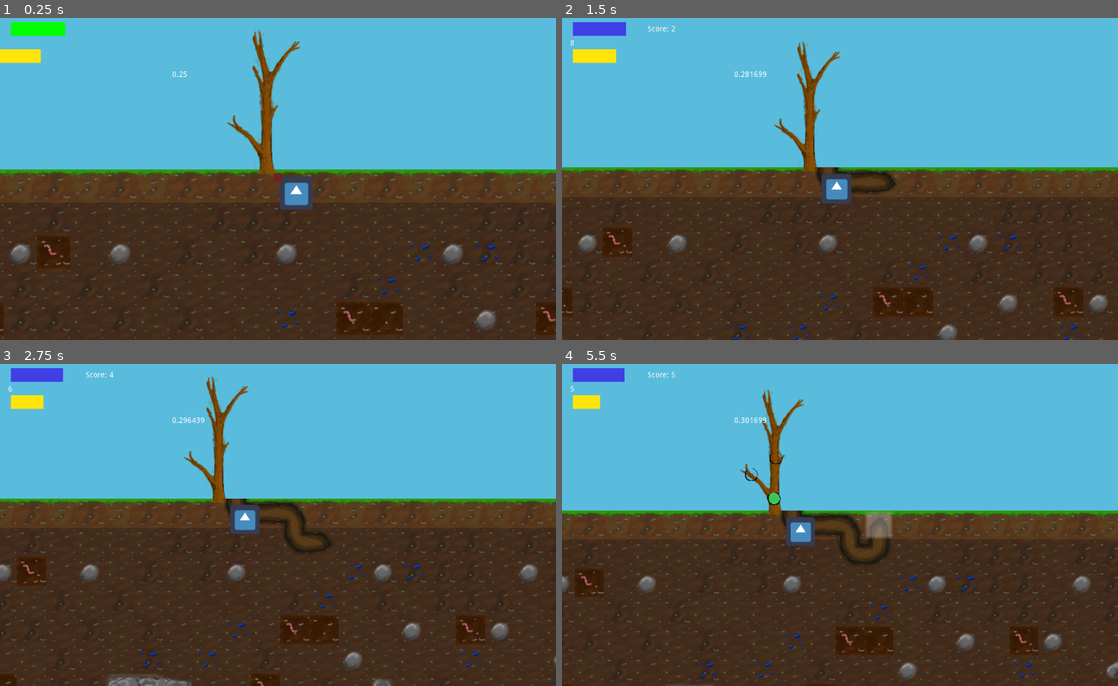
Above: before the commit, frames 1-4 (two rows, left to right).
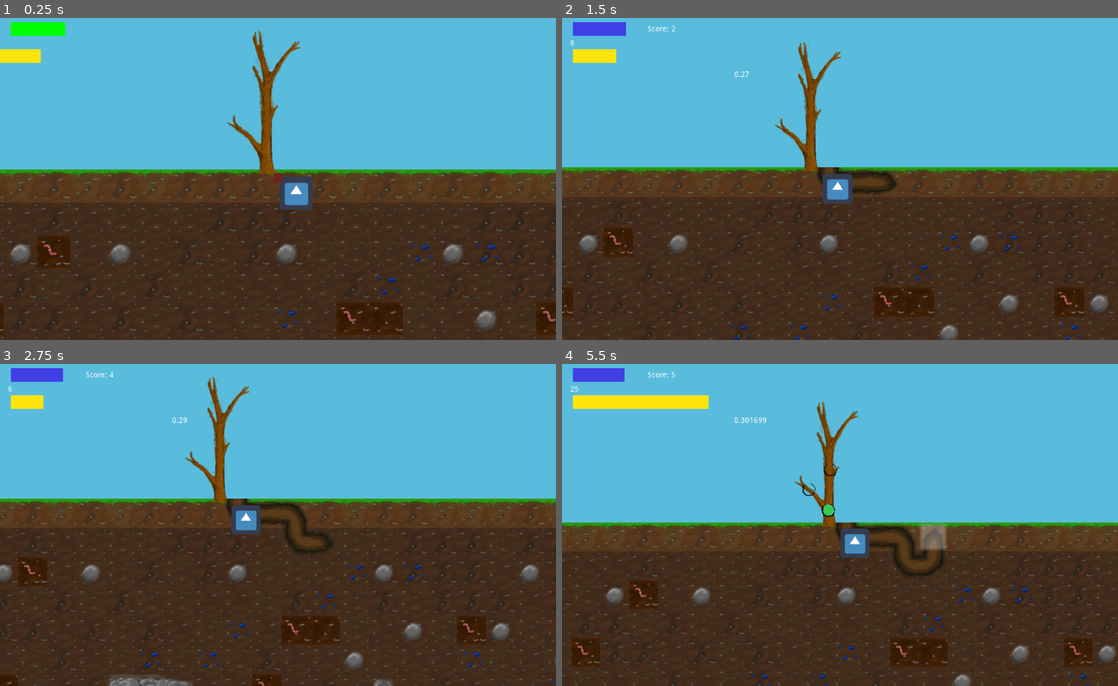
Above: after the commit, the same moments.

Repository: Sushperson/Tree-Simulator-2023
Game: Godot game, scene res://Scenes/World.tscn
The game is run twice, just before and just after one commit, with the same random seed, the same clock (stepped at 60 frames per second) and the same inputs. The engine's default icon, where the game draws it, is replaced by a stand-in: a white triangle on a blue panel in a dark square.
Inputs:
- Up to frame 1 (0.25 s): no input
- Up to frame 2 (1.5 s): tap Enter (ui_accept) at 0.5, 0.6, 0.77, 1.07, 1.35 s; hold D (right) 0.53-1.28 s; hold S (down) from 1.28 s (still down)
- Up to frame 3 (2.75 s): tap Enter (ui_accept) at 1.52, 1.82, 2.1 s; release S (down) at 2.03 s; hold D (right) from 2.03 s (still down)
- Up to frame 4 (5.5 s): release D (right) at 2.78 s; hold W (up) 2.78-3.53 s; tap Enter (ui_accept) at 2.85, 3.02, 3.32, 3.6, 3.77, 4.07, 4.35, 4.52, 4.82, 5.1 s; hold A (left) 3.53-5.03 s; tap P (pause) at 4.15 s; tap E (skilltree) at 4.9 s; hold S (down) from 5.03 s (still down)

The runs differ from the first frame. In frame 1, less than 0.1% of the frame differs, in the area x 31-34%, y 16-19%; in frame 2, 1.7%; in frame 3, 2.5%; in frame 4, 15%, in the area x 0-100%, y 6-100%.

Commit message:
skilltree fuktionirt

Diff:
--- a/Tree_sim/Scenes/World.tscn
+++ b/Tree_sim/Scenes/World.tscn
@@ -530,6 +530,13 @@
 margin_right = 73.0
 margin_bottom = 75.0
 
+[node name="skilltree_text" type="Label" parent="HUD"]
+margin_left = 76.0
+margin_top = -216.0
+margin_right = 349.0
+margin_bottom = -70.0
+text = "hallo"
+
 [node name="HpFill" type="Sprite" parent="HUD"]
 position = Vector2( 32.75, 9.25 )
 scale = Vector2( 52.5, 9.5 )
--- a/Tree_sim/Scenes/skilltree.tscn
+++ b/Tree_sim/Scenes/skilltree.tscn
@@ -179,11 +179,57 @@
 [node name="skill_point" parent="Node/punkte" instance=ExtResource( 25 )]
 visible = false
 position = Vector2( -8, -27 )
+__meta__ = {
+"_editor_description_": ""
+}
+beschreibungs_text = "plus 20 nerstoffe"
+kosten_nerstoffe = -20
 
 [node name="skill_point01" parent="Node/punkte/skill_point" instance=ExtResource( 25 )]
 visible = false
-position = Vector2( -50, -53 )
-links = true
+position = Vector2( -43, -46 )
+links = true
+type = 1
+ast = 101
+
+[node name="skill_point" parent="Node/punkte/skill_point/skill_point01" instance=ExtResource( 25 )]
+visible = false
+position = Vector2( -29, -25 )
+links = true
+type = 1
+ast = 102
+
+[node name="skill_point" parent="Node/punkte/skill_point/skill_point01/skill_point" instance=ExtResource( 25 )]
+visible = false
+position = Vector2( -53, -32 )
+links = true
+oben = true
+type = 1
+ast = 103
+
+[node name="skill_point" parent="Node/punkte/skill_point/skill_point01/skill_point/skill_point" instance=ExtResource( 25 )]
+visible = false
+position = Vector2( -25, -44 )
+links = true
+oben = true
+type = 1
+ast = 104
+
+[node name="skill_point2" parent="Node/punkte/skill_point/skill_point01/skill_point/skill_point" instance=ExtResource( 25 )]
+visible = false
+position = Vector2( -54, -6 )
+links = true
+oben = true
+type = 1
+ast = 104
+
+[node name="skill_point" parent="Node/punkte/skill_point/skill_point01/skill_point/skill_point/skill_point2" instance=ExtResource( 25 )]
+visible = false
+position = Vector2( -54, -36 )
+links = true
+oben = true
+type = 1
+ast = 105
 
 [node name="skill_point02" parent="Node/punkte/skill_point" instance=ExtResource( 25 )]
 visible = false
@@ -196,8 +242,67 @@
 position = Vector2( -15, -118 )
 links = true
 oben = true
+ast = 201
+
+[node name="skill_point" parent="Node/punkte/skill_point/skill_point02/skill_point21" instance=ExtResource( 25 )]
+visible = false
+position = Vector2( -38, -72 )
+links = true
+oben = true
+ast = 202
+
+[node name="skill_point" parent="Node/punkte/skill_point/skill_point02/skill_point21/skill_point" instance=ExtResource( 25 )]
+visible = false
+position = Vector2( 11, -83 )
+links = true
+oben = true
+ast = 203
+
+[node name="skill_point" parent="Node/punkte/skill_point/skill_point02/skill_point21/skill_point/skill_point" instance=ExtResource( 25 )]
+visible = false
+position = Vector2( -121, 42 )
+links = true
+oben = true
+ast = 204
+
+[node name="skill_point" parent="Node/punkte/skill_point/skill_point02/skill_point21/skill_point/skill_point/skill_point" instance=ExtResource( 25 )]
+visible = false
+position = Vector2( -60, -79 )
+links = true
+oben = true
+ast = 205
 
 [node name="skill_point22" parent="Node/punkte/skill_point/skill_point02" instance=ExtResource( 25 )]
 visible = false
 position = Vector2( 40, -96 )
 rechts = true
+ast = 300
+
+[node name="skill_point" parent="Node/punkte/skill_point/skill_point02/skill_point22" instance=ExtResource( 25 )]
+visible = false
+position = Vector2( 21, -52 )
+oben = true
+rechts = true
+ast = 301
+
+[node name="skill_point" parent="Node/punkte/skill_point/skill_point02/skill_point22/skill_point" instance=ExtResource( 25 )]
+visible = false
+position = Vector2( -20, -61 )
+links = true
+oben = true
+rechts = true
+ast = 302
+
+[node name="skill_point" parent="Node/punkte/skill_point/skill_point02/skill_point22/skill_point/skill_point" instance=ExtResource( 25 )]
+visible = false
+position = Vector2( -6, -91 )
+links = true
+oben = true
+rechts = true
+ast = 304
+
+[node name="skill_point" parent="Node/punkte/skill_point/skill_point02/skill_point22/skill_point/skill_point/skill_point" instance=ExtResource( 25 )]
+visible = false
+position = Vector2( -2, -89 )
+oben = true
+rechts = true
--- a/Tree_sim/Scripts/World.gd
+++ b/Tree_sim/Scripts/World.gd
@@ -108,7 +108,7 @@
 		elif player.last_move_dir == Vector2(0,-1):
 			rootgrid.set_cell(player.pos_x, player.pos_y, 8)
 
-	elif(mode == spiel_modi.wurzeln):
+	elif(mode == spiel_modi.wurzeln) and player.path.size() > 2:
 		var grade_v = 0
 		var grade_h = 1
 		var kurve_lo = 2
@@ -137,6 +137,18 @@
 	in_spiel_modus = mode
 
 
+func kaufen():
+	var tree = get_node("tree")
+	var skill_node = tree.get_skill_node()
+	var player = get_node("Player")
+	get_node("HUD/skilltree_text").set_text(skill_node.beschreibungs_text)
+	if skill_node.aktiv == false:
+		if skill_node.kosten_nerstoffe <= player.remaining_current_root_tiles:
+			skill_node.gekauft()
+			player.remaining_current_root_tiles -= skill_node.kosten_nerstoffe
+			if skill_node.type == 1:
+				get_node("Player").max_rock_brakes += 1
+
 func _process(delta):
 	if Input.is_action_just_pressed("pause"):
 		if not in_spiel_modus == spiel_modi.pause:
@@ -154,7 +166,18 @@
 		else:
 			change_mode(save_spiel_modus)
 			change_mode(spiel_modi.wurzeln)
-	speed_increase()
+
+	if in_spiel_modus == spiel_modi.skilltree:
+		if Input.is_action_just_pressed("right"):
+			get_node("tree").gehe_zu_skill(1)
+		elif Input.is_action_just_pressed("down"):
+			get_node("tree").gehe_zu_skill(2)
+		elif Input.is_action_just_pressed("left"):
+			get_node("tree").gehe_zu_skill(3)
+		elif Input.is_action_just_pressed("up"):
+			get_node("tree").gehe_zu_skill(0)
+		elif Input.is_action_just_pressed("ui_accept"):
+			kaufen()
 
 
 
@@ -165,6 +188,7 @@
 	get_node("Tick_clock").start(tick_length)
 	#generate tiles
 	generate_tiles(get_visible_rect())
+	speed_increase()
 
 	if in_spiel_modus == spiel_modi.wurzeln:
 		if can_root_move():
--- a/Tree_sim/Scripts/skill_point.gd
+++ b/Tree_sim/Scripts/skill_point.gd
@@ -15,8 +15,10 @@
 export var oben:bool = false
 export var rechts:bool = false
 
-export var beschreibungs_text = ''
+export var beschreibungs_text = 'hallo'
 export var kosten_nerstoffe: int  = 10
+export var type:int = 0
+export var ast: int  = 100
 # Called when the node enters the scene tree for the first time.
 func _ready():
 	pass # Replace with function body.
@@ -37,15 +39,19 @@
 	get_node("KreisGruen").visible = false
 
 
-func kaufen(var remaining_current_root_tiles):
-	if kosten_nerstoffe <= remaining_current_root_tiles:
-		aktiv = true
-		get_node("KreisFull").visible = true
-	return remaining_current_root_tiles-kosten_nerstoffe
+func gekauft():
+	aktiv = true
+	get_node("KreisFull").visible = true
+
 
 func auswaehlen():
 	get_node("KreisGruen").visible = true
-	pass
+
+	for child_skill in get_node('.').get_children():
+		if child_skill.name.length() >= "skill_point".length():
+			if child_skill.name.substr(0,"skill_point".length()) == "skill_point":
+				child_skill.skill_punkt_anzeigen()
+
 
 
 # Called every frame. 'delta' is the elapsed time since the previous frame.
--- a/Tree_sim/Scripts/skilltree.gd
+++ b/Tree_sim/Scripts/skilltree.gd
@@ -6,8 +6,6 @@
 # var b = "text"
 var poskorektur: Vector2 = Vector2(-120,-590)
 var scale_tree = 2
-
-var in_skill_modus:bool = false
 
 var tree_sprite:Array = [["1_stamm","Stamm",4],["2_astLinks","Links",5],["3_oben","Oben",6],["4_ast_rechts","ObenLinks",4]]
 var tree_branches:Array = [[100,101,102,103,104,105],[200,201,202,203,204,205,206],[300,301,302,303,304]]
@@ -19,15 +17,17 @@
 var in_skill = ''
 # Called when the node enters the scene tree for the first time.
 
+func get_skill_node():
+	return get_node(in_skill)
 
 func skiil_verlassen():
-	in_skill_modus =false
+
 	in_skill = 'Node/punkte/skill_point'
 	get_node(in_skill).visible = false
 	pass
 
 func skill_tree_aktiv():
-	in_skill_modus =true
+
 	in_skill = 'Node/punkte/skill_point'
 
 	get_node(in_skill).visible = true
@@ -86,8 +86,6 @@
 
 
 
-func kaufen():
-	get_node(in_skill).kaufen(100)
 
 
 
@@ -116,23 +114,12 @@
 					stamm_leve +=1
 					name_sprite = 'Node/'+str(tree_sprite[0][0])+'/'+str(tree_sprite[0][1])+str(stamm_leve)
 					get_node(name_sprite).visible = true
-			pass
 
 
 
 
-func _process(delta):
-	if in_skill_modus:
-		if Input.is_action_just_pressed("right"):
-			gehe_zu_skill(1)
-		elif Input.is_action_just_pressed("down"):
-			gehe_zu_skill(2)
-		elif Input.is_action_just_pressed("left"):
-			gehe_zu_skill(3)
-		elif Input.is_action_just_pressed("up"):
-			gehe_zu_skill(0)
-		elif Input.is_action_just_pressed("ui_accept"):
-			kaufen()
+
+
 #	pass
 # Called every frame. 'delta' is the elapsed time since the previous frame.
 #func _process(delta):
